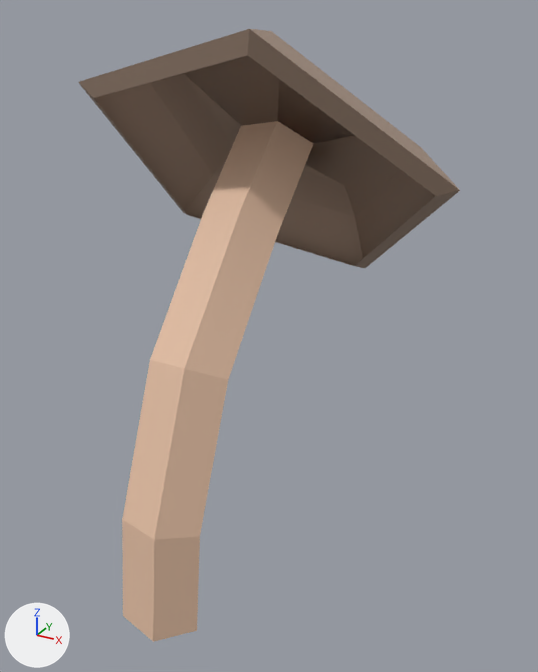
The FBX model Assets/1. Art/3D Assets/Mushroom/Mushroom_02.fbx, before and after one commit.
One viewpoint serves both versions: a camera (50 mm lens) standing at (1.66, -2.1, 2.57) and looking at (0.11, 0.7, 1.17). Every picture has the same lights, and +X, +Y and +Z are marked at lower left. Where no turn or scale is listed for an object, it has been applied to the vertices.

The older version as bpy lines, for what is in view:
```python
me_cylinder_012 = bpy.data.meshes.new('Cylinder.012')
me_cylinder_012.from_pydata(...)  # 55 vertices, 52 faces; spans x -0.8..0.87, y -0.17..1.58, z 0.01..2.51
# faces by material slot: [31, 21]
me_cylinder_012.materials.append(mat_headmush)  # its picture is missing
me_cylinder_012.materials.append(mat_bodymush)  # beige #e7c2a6
ob_mushroom_02 = bpy.data.objects.new('Mushroom_02', me_cylinder_012)
ob_mushroom_02.location = (0.0, 0.0, 0.0)
```
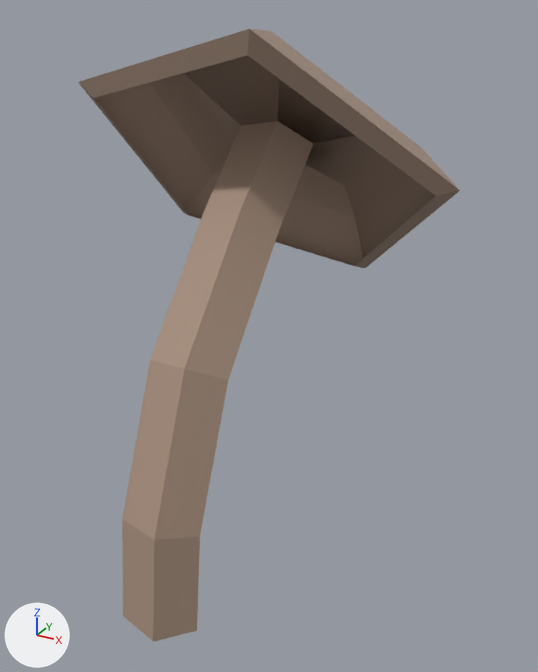
The newer file is also turned or shifted as a whole; pictures and numbers use the older file's frame.

Where the change shows, as pixel boxes [x1, y1, x2, y2] in the pictures (538 x 672 px):
part 1 of me_cylinder_012, recoloured: [122, 121, 313, 642] in both

What the commit changed:
me_cylinder_012 has 55 vertices, 52 faces and spans x -0.8..0.87, y -0.17..1.58, z 0.01..2.51.
me_cylinder_012 is used by ob_mushroom_02; location (0.0, 0.0, 0.0).
me_cylinder_012 part 1: all 21 faces that had it switch from mat_bodymush (beige #e7c2a6) to mat_headmush (its picture is missing).
